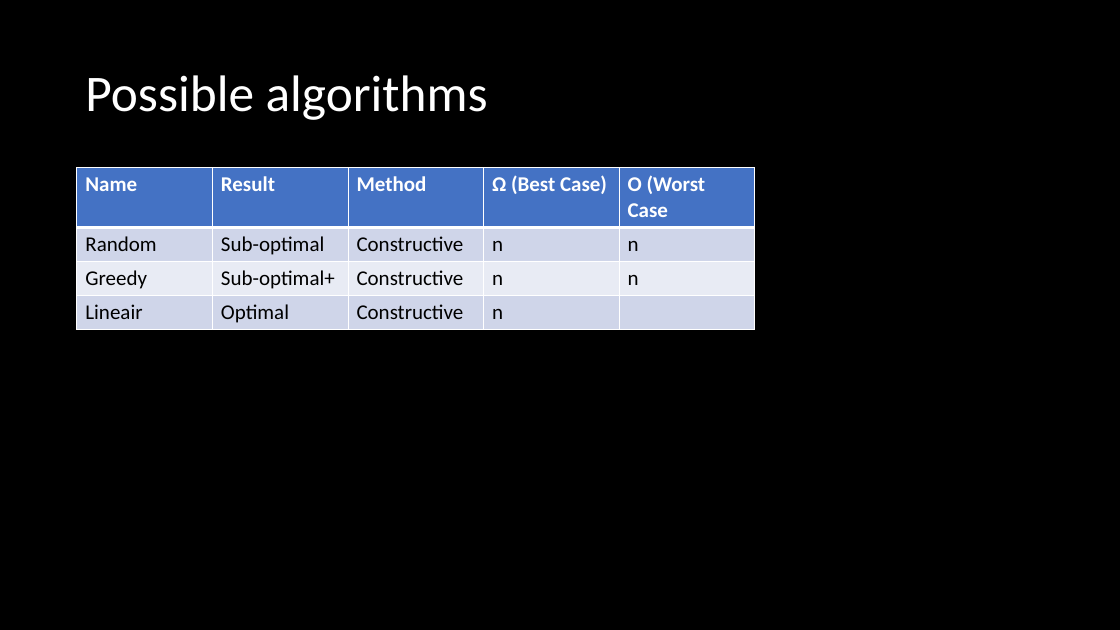
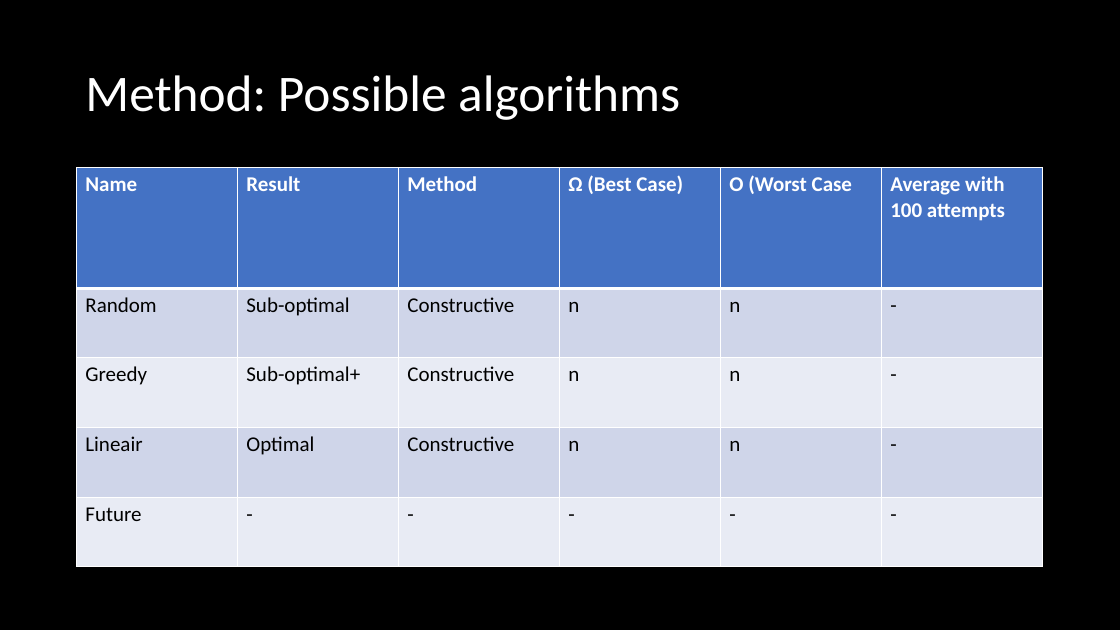
Before and after one commit to Loek21/Protein-Pow-d-er, a slide deck: slide 6 of Documentation/PPP, Week 1, Meeting 2.pptx. Drawn at 1120x630 pixels with LibreOffice and Linux fonts; fonts in the diff are those of the drawing. Boxes give left, top, right and bottom in pixels: in the first picture for what was removed or moved away, otherwise in the second. Text is boxed around its words. In the diff, an @@ line names an element or a change of style, - is before the commit and + after.

```diff
--- a/Documentation/PPP, Week 1, Meeting 2.pptx
+++ b/Documentation/PPP, Week 1, Meeting 2.pptx
@@ title at (x1=85, y1=75, x2=680, y2=120): text changed @@
-Possible algorithms
+Method: Possible algorithms
@@ table at (x1=77, y1=168, x2=1045, y2=567) @@
-Name | Result | Method | Ω (Best Case) | O (Worst Case
-Random | Sub-optimal | Constructive | n | n
-Greedy | Sub-optimal+ | Constructive | n | n
-Lineair | Optimal | Constructive | n | 
+Name | Result | Method | Ω (Best Case) | O (Worst Case | Average with 100 attempts
+Random | Sub-optimal | Constructive | n | n | -
+Greedy | Sub-optimal+ | Constructive | n | n | -
+Lineair | Optimal | Constructive | n | n | -
+Future | - | - | - | - | -
@@ table resized from (x1=77, y1=168, x2=754, y2=329) to (x1=77, y1=168, x2=1045, y2=567) @@
```
Also in this commit, not shown: 2 other slides changed, 1 other file.
